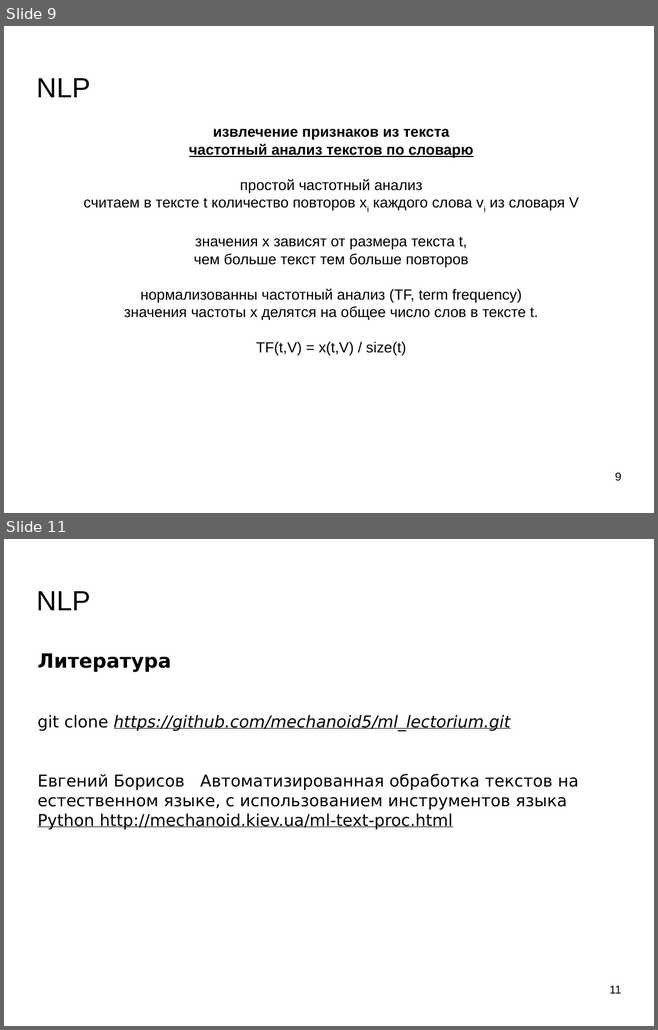
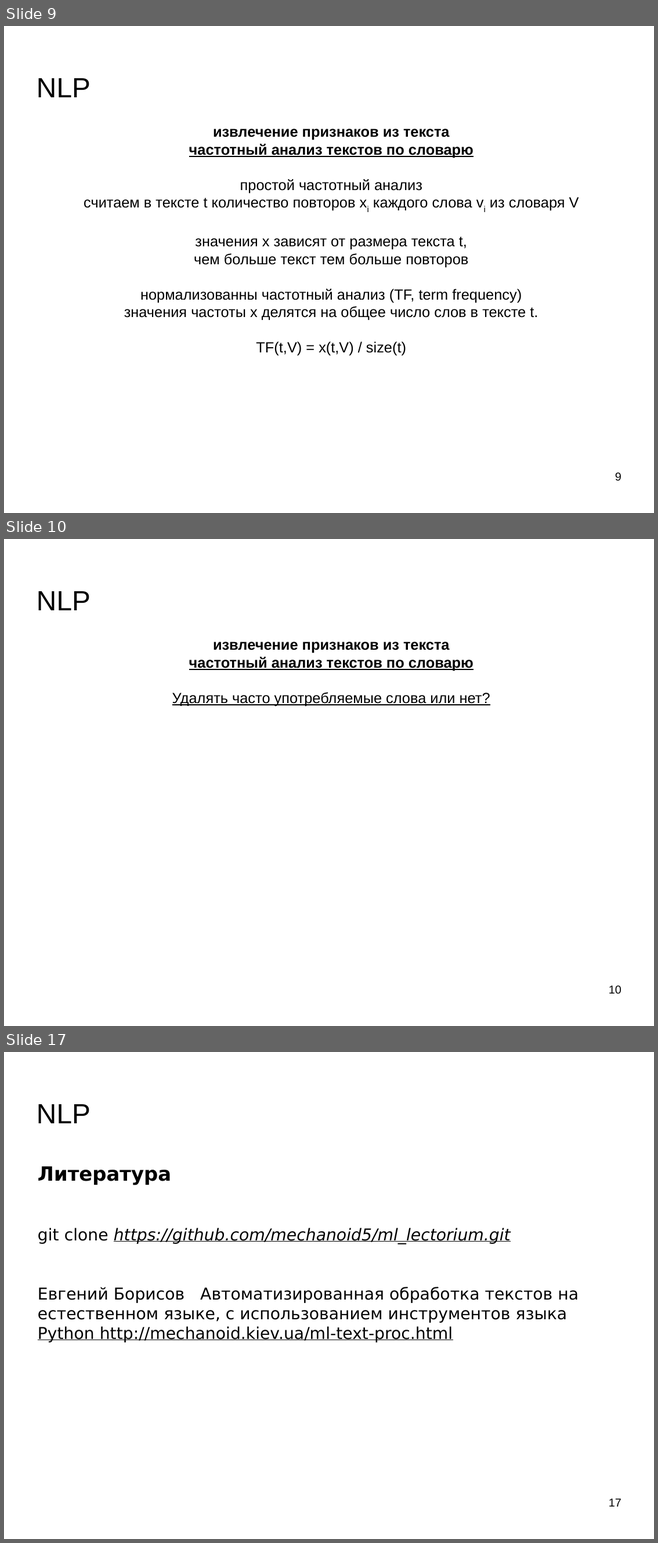
Before and after one commit to mechanoid5/ml_lectorium_legacy, a slide deck: 13-text-proc.odp. Shown one above the other, each under a label of ours: slides 9 and 11 before the commit, slides 9, 10 and 17 after it; the slides between them are not shown. The pictures are 658x1030 and 658x1543 pixels, drawn with LibreOffice and Linux fonts; fonts in the diff are those of the drawing; background and template pictures are left out. Boxes give left, top, right and bottom in pixels: in the first picture for what was removed or moved away, otherwise in the second. Text is boxed around its words. In the diff, an @@ line names an element or a change of style, - is before the commit and + after.

```diff
--- a/13-text-proc.odp
+++ b/13-text-proc.odp
@@ slide 10 added at (4, 539, 654, 1026), background picture (left out) @@
@@ title added at (36, 591, 90, 610), 33.9 pt, text #000000 @@
+NLP
@@ text added at (172, 642, 490, 706), 18 pt, text #000000, bold, underline @@
+извлечение признаков из текста
+частотный анализ текстов по словарю
+Удалять часто употребляемые слова или нет?
@@ page number added at (608, 986, 621, 994), 14 pt, text #000000 @@
+10
@@ what was slide 11 is now slide 17 @@
@@ page number at (608, 1499, 621, 1507): text changed @@
-11
+17
```
Also in this commit, not shown: 6 slides changed, 5 other slides added, 7 other files.
